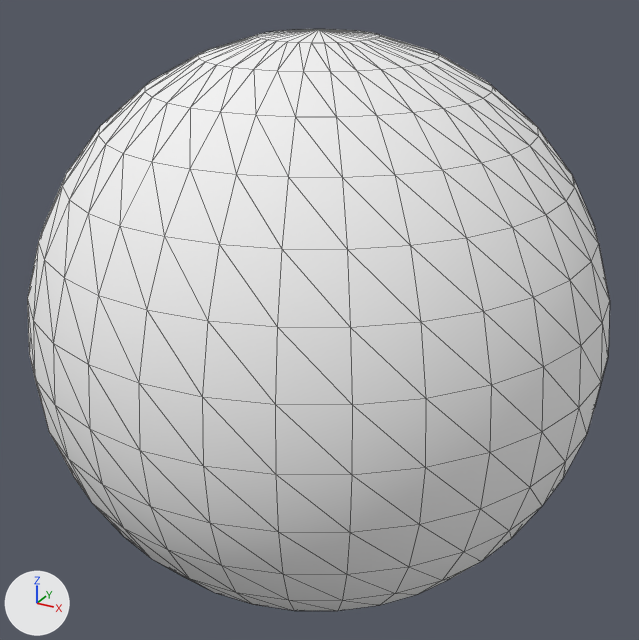
Two versions of the OBJ model projects/engine/assets/meshes/primitives/sphere.obj, one commit apart.
Both versions are drawn from a 50 mm camera at (0.707, -1.283, 0.641) aimed at (0.001, 0.001, 0.0). Arrows for +X, +Y and +Z are at lower left; the lights stay in place. Mesh edges are drawn as thin lines. Where no turn or scale is listed for an object, it has been applied to the vertices.
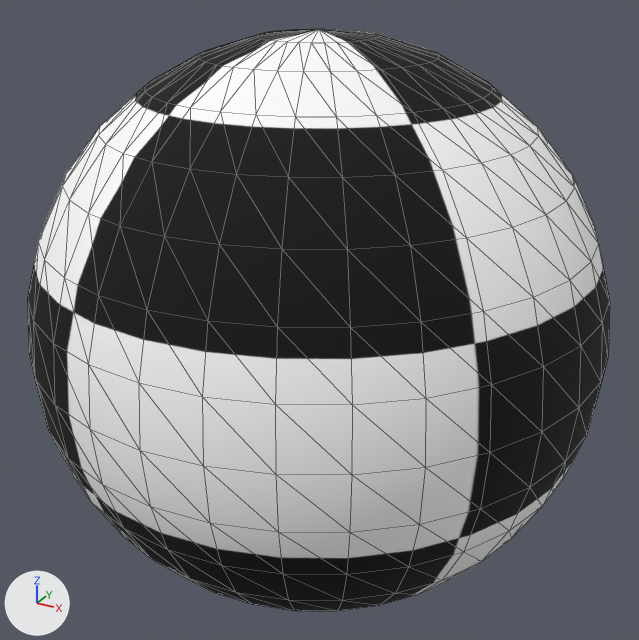
Commit message: Changed one of the cubes to a sphere :O

Where the change shows, as pixel boxes [x1, y1, x2, y2] in the pictures (639 x 640 px):
'sphere', recoloured (white to black): [27, 29, 610, 611] in both

Diff of the bpy script that builds the scene:
```diff
--- a/projects/engine/assets/meshes/primitives/sphere.obj.py
+++ b/projects/engine/assets/meshes/primitives/sphere.obj.py
@@ img_checker_png @@
+img_checker_png = load_image('checker.png', 'checker.png', 1024, 1024, 'sRGB')
@@ mat_default_tex @@
+mat_default_tex = principled_material('default_tex')
+mat_default_tex.texture = img_checker_png
+mat_default_tex.roughness = 0.911
@@ me_sphere @@
 me_sphere.from_pydata(...)  # 528 vertices, 960 faces; spans x -0.5..0.5, y -0.5..0.5, z -0.5..0.5
-me_sphere.materials.append(mat_default)  # white #f3f3f3
+me_sphere.materials.append(mat_default_tex)  # picture img_checker_png
```
